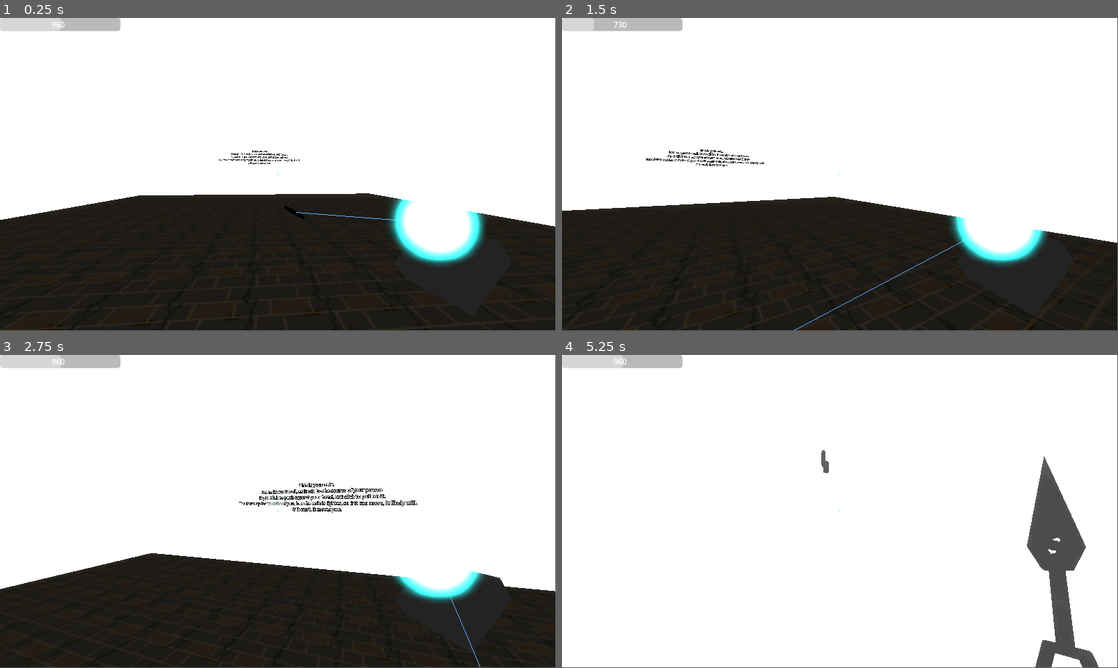
Above: before the commit, frames 1-4 (two rows, left to right).
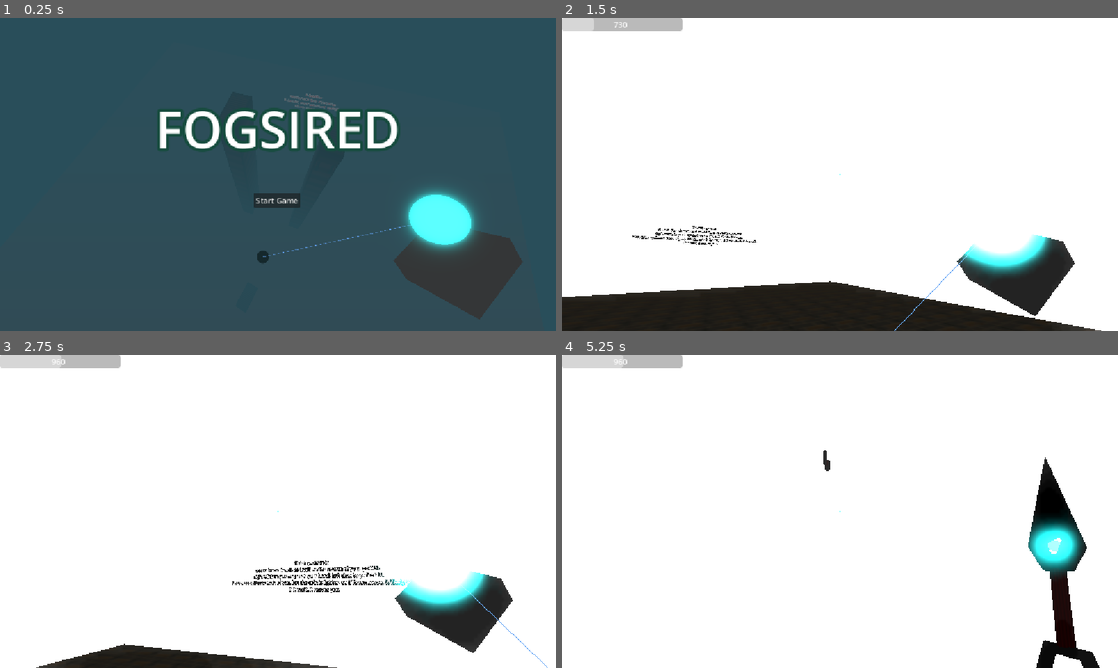
Above: after the commit, the same moments.

Repository: FronchestFry/Godotproject
Game: Godot game, scene res://MainMenu.tscn
The game is run twice, just before and just after one commit, with the same random seed, the same clock (stepped at 60 frames per second) and the same inputs. Before the commit the project starts from res://level.tscn.
Inputs (mouse positions are in pixels of both pictures, inside the frame that each line leads up to):
- Up to frame 1 (0.25 s): no input
- Up to frame 2 (1.5 s): click (840, 199) at 0.5 s, where only the run after the commit has a clickable "Start Game"; tap Enter at 1.25 s; move the mouse to (867, 171) at 1.27 s; hold W (Forward) from 1.28 s (still down); tap Mouse wheel down (Alo_force_down) at 1.35 s
- Up to frame 3 (2.75 s): keep holding W (Forward); tap Space (Jump) at 1.52, 2.27 s; move the mouse to (250, 511) at 2.02 s; tap Mouse wheel up (Alo_force_up) at 2.1 s
- Up to frame 4 (5.25 s): keep holding W (Forward); move the mouse to (851, 505) at 2.77 s; tap 1 (Equip Alo) at 2.85 s; move the mouse to (834, 514) at 3.52 s; tap 2 (Equip Knives) at 3.6 s; tap Space (Jump) at 3.77, 4.25, 4.52 s; move the mouse to (878, 514) at 4.27 s; tap E (Pocket_unpocket) at 4.35 s; tap Enter at 5 s; move the mouse to (795, 508) at 5.02 s; click (795, 508) at 5.1 s
The window is 799x449 before the commit and 800x450 after it. Grey fills any space a smaller window leaves; there, only what the larger window draws over its background counts as a difference.

The runs differ from the first frame. In frame 1, 95% of the frame differs, in the area x 0-100%, y 0-100%; in frame 2, 25%; in frame 3, 28%; in frame 4, 3.7%.

Commit message:
Add files via upload

Diff:
--- /dev/null
+++ b/Godot Project, Hackclub week 1/Blademetal.tres
@@ -0,0 +1,8 @@
+[gd_resource type="StandardMaterial3D" format=3 uid="uid://r3enjjwlk1ub"]
+
+[resource]
+albedo_color = Color(0.2592937, 0.2592937, 0.2592937, 1)
+metallic = 0.43
+roughness = 0.37
+clearcoat_enabled = true
+clearcoat = 0.73
--- /dev/null
+++ b/Godot Project, Hackclub week 1/Blue.tres
@@ -0,0 +1,7 @@
+[gd_resource type="StandardMaterial3D" format=3 uid="uid://vfropex4nwh2"]
+
+[resource]
+albedo_color = Color(2.5027991e-06, 0.72477627, 0.7254356, 1)
+emission_enabled = true
+emission = Color(0.09411765, 0.54509807, 0.54509807, 1)
+emission_energy_multiplier = 5.65
--- /dev/null
+++ b/Godot Project, Hackclub week 1/MainMenu.tscn
@@ -0,0 +1,48 @@
+[gd_scene format=3 uid="uid://cbpxplf5eqrgq"]
+
+[ext_resource type="Script" uid="uid://b0cdeataiwcbl" path="res://start_game.gd" id="1_i26rj"]
+[ext_resource type="PackedScene" uid="uid://dfv8gy278y7a3" path="res://level.tscn" id="2_eiy7p"]
+[ext_resource type="Texture2D" uid="uid://bsij7pnrcnd0j" path="res://Screenshot from 2026-10-22 19-34-11.png" id="3_h7a2f"]
+
+[sub_resource type="LabelSettings" id="LabelSettings_eiy7p"]
+font_size = 105
+outline_size = 26
+outline_color = Color(0.0847772, 0.2929098, 0.23891845, 1)
+
+[node name="Control" type="Control" unique_id=1422795149]
+layout_mode = 3
+anchors_preset = 15
+anchor_right = 1.0
+anchor_bottom = 1.0
+grow_horizontal = 2
+grow_vertical = 2
+
+[node name="Start Game" type="Button" parent="." unique_id=236432290]
+layout_mode = 0
+offset_left = 526.0
+offset_top = 362.0
+offset_right = 622.0
+offset_bottom = 393.0
+text = "Start Game"
+script = ExtResource("1_i26rj")
+level = ExtResource("2_eiy7p")
+
+[node name="Label" type="Label" parent="." unique_id=202504037]
+layout_mode = 0
+offset_left = 322.0
+offset_top = 157.0
+offset_right = 829.0
+offset_bottom = 301.0
+text = "FOGSIRED"
+label_settings = SubResource("LabelSettings_eiy7p")
+
+[node name="TextureRect" type="TextureRect" parent="." unique_id=1104838460]
+z_index = -1
+layout_mode = 0
+offset_right = 1155.0
+offset_bottom = 648.0
+mouse_filter = 2
+texture = ExtResource("3_h7a2f")
+expand_mode = 1
+
+[connection signal="pressed" from="Start Game" to="Start Game" method="_on_pressed"]
--- /dev/null
+++ b/Godot Project, Hackclub week 1/angry_bag_model.tscn
@@ -0,0 +1,5 @@
+[gd_scene format=3 uid="uid://cmiryviqn1e27"]
+
+[ext_resource type="PackedScene" uid="uid://d2f4mc5ouocx8" path="res://Angry bag.glb" id="1_fwfcn"]
+
+[node name="Angry bag Model" unique_id=2092769775 instance=ExtResource("1_fwfcn")]
--- a/Godot Project, Hackclub week 1/enemy.tscn
+++ b/Godot Project, Hackclub week 1/enemy.tscn
@@ -1,14 +1,9 @@
 [gd_scene format=3 uid="uid://d1wwi1k6570i3"]
 
 [ext_resource type="Script" uid="uid://cgp1ip1hvynu8" path="res://enemy.gd" id="1_7k104"]
+[ext_resource type="PackedScene" uid="uid://cmiryviqn1e27" path="res://angry_bag_model.tscn" id="2_4gyqm"]
 
 [sub_resource type="CylinderShape3D" id="CylinderShape3D_7xaro"]
-
-[sub_resource type="StandardMaterial3D" id="StandardMaterial3D_7xaro"]
-albedo_color = Color(0.82978576, 0, 0.18025485, 1)
-
-[sub_resource type="CylinderMesh" id="CylinderMesh_7k104"]
-material = SubResource("StandardMaterial3D_7xaro")
 
 [node name="Enemy" type="Node3D" unique_id=1576963093 groups=["enemies"]]
 script = ExtResource("1_7k104")
@@ -16,7 +11,8 @@
 [node name="CharacterBody3D" type="CharacterBody3D" parent="." unique_id=2032280532 groups=["enemies"]]
 
 [node name="CollisionShape3D" type="CollisionShape3D" parent="CharacterBody3D" unique_id=361824369 groups=["enemies"]]
+transform = Transform3D(-1, 0, -8.742278e-08, 0, 1, 0, 8.742278e-08, 0, -1, 0, 0, 0)
 shape = SubResource("CylinderShape3D_7xaro")
 
-[node name="MeshInstance3D" type="MeshInstance3D" parent="CharacterBody3D/CollisionShape3D" unique_id=1872647652 groups=["enemies"]]
-mesh = SubResource("CylinderMesh_7k104")
+[node name="Angry bag Model" parent="CharacterBody3D/CollisionShape3D" unique_id=71713968 instance=ExtResource("2_4gyqm")]
+transform = Transform3D(0.56, 0, 0, 0, 0.56, 0, 0, 0, 0.56, 0, -0.99839133, 0)
--- a/Godot Project, Hackclub week 1/level.tscn
+++ b/Godot Project, Hackclub week 1/level.tscn
@@ -104,11 +104,13 @@
 
 [node name="Label3D2" type="Label3D" parent="Texts" unique_id=1668730099]
 transform = Transform3D(-1, 0, 8.742278e-08, 0, 1, 0, -8.742278e-08, 0, -1, 0, 4, 63.96622)
-text = "Red creatures like this are ENEMIES.
+text = "Red-eyed creatures like this are ENEMIES.
 
 Press ('2') to equip a throwing knife, and left click to throw it.
 
-You can swap back to your powers by pressing ('1') "
+You can swap back to your powers by pressing ('1')
+
+This one is immoble, so you are safe, but future ones may not be."
 
 [node name="Enemies" type="Node3D" parent="." unique_id=1433678896]
 
--- a/Godot Project, Hackclub week 1/player.tscn
+++ b/Godot Project, Hackclub week 1/player.tscn
@@ -2,7 +2,8 @@
 
 [ext_resource type="Script" uid="uid://c12ma08j64bma" path="res://player.gd" id="1_4flbx"]
 [ext_resource type="PackedScene" uid="uid://c2fww1wovprd6" path="res://throwing_knife.tscn" id="2_i3pqv"]
-[ext_resource type="PackedScene" uid="uid://4wv0qdfrdo8q" path="res://Throwing Knife.glb" id="2_onrkg"]
+[ext_resource type="PackedScene" uid="uid://cwqig22kwm8gk" path="res://throwing_knife_model.tscn" id="3_i3pqv"]
+[ext_resource type="Material" uid="uid://vfropex4nwh2" path="res://Blue.tres" id="4_hqtel"]
 
 [sub_resource type="CylinderShape3D" id="CylinderShape3D_sh265"]
 
@@ -10,14 +11,8 @@
 
 [sub_resource type="BoxMesh" id="BoxMesh_4flbx"]
 
-[sub_resource type="StandardMaterial3D" id="StandardMaterial3D_4flbx"]
-albedo_color = Color(2.5027991e-06, 0.72477627, 0.7254356, 1)
-emission_enabled = true
-emission = Color(0.09411765, 0.54509807, 0.54509807, 1)
-emission_energy_multiplier = 5.65
-
 [sub_resource type="SphereMesh" id="SphereMesh_onrkg"]
-material = SubResource("StandardMaterial3D_4flbx")
+material = ExtResource("4_hqtel")
 
 [node name="Body" type="CharacterBody3D" unique_id=1331633697]
 collision_layer = 2
@@ -52,7 +47,7 @@
 
 [node name="Head" type="Camera3D" parent="Neck" unique_id=684461690]
 
-[node name="Throwing Knife" parent="Neck/Head" unique_id=1338173300 instance=ExtResource("2_onrkg")]
+[node name="Throwing Knife" parent="Neck/Head" unique_id=2090902789 instance=ExtResource("3_i3pqv")]
 transform = Transform3D(0.66464585, 0.1836931, 0.12042775, -0.21374078, 0.6293118, 0.21973085, -0.050605215, -0.24540503, 0.6536173, 0.9441371, -0.60577, -0.84638935)
 visible = false
 
--- a/Godot Project, Hackclub week 1/project.godot
+++ b/Godot Project, Hackclub week 1/project.godot
@@ -11,13 +11,15 @@
 [application]
 
 config/name="Godot Project; Week 1!!!"
-run/main_scene="uid://dfv8gy278y7a3"
+run/main_scene="uid://cbpxplf5eqrgq"
 config/features=PackedStringArray("4.6", "Forward Plus")
 config/icon="res://icon.svg"
 
 [display]
 
 window/size/mode=3
+window/stretch/mode="canvas_items"
+window/stretch/aspect="ignore"
 
 [editor_plugins]
 
--- /dev/null
+++ b/Godot Project, Hackclub week 1/start_game.gd
@@ -0,0 +1,6 @@
+extends Button
+
+@export var level : PackedScene
+
+func _on_pressed() -> void:
+	get_tree().change_scene_to_packed(level)
--- a/Godot Project, Hackclub week 1/throwing_knife.tscn
+++ b/Godot Project, Hackclub week 1/throwing_knife.tscn
@@ -1,7 +1,7 @@
 [gd_scene format=3 uid="uid://c2fww1wovprd6"]
 
 [ext_resource type="Script" uid="uid://dsysrv1cjnj8x" path="res://Projectile.gd" id="1_31j2r"]
-[ext_resource type="PackedScene" uid="uid://4wv0qdfrdo8q" path="res://Throwing Knife.glb" id="1_ipygg"]
+[ext_resource type="PackedScene" uid="uid://cwqig22kwm8gk" path="res://throwing_knife_model.tscn" id="1_nj4g8"]
 
 [sub_resource type="PhysicsMaterial" id="PhysicsMaterial_31j2r"]
 bounce = 0.4
@@ -25,7 +25,7 @@
 transform = Transform3D(1, 0, 0, 0, -4.371139e-08, 1, 0, -1, -4.371139e-08, 0, 4.262896e-09, 0.897648)
 shape = SubResource("BoxShape3D_ipygg")
 
-[node name="Knife Model" parent="." unique_id=1338173300 instance=ExtResource("1_ipygg")]
+[node name="Throwing Knife Model" parent="." unique_id=2090902789 instance=ExtResource("1_nj4g8")]
 transform = Transform3D(1, 0, 0, 0, -4.371139e-08, 1, 0, -1, -4.371139e-08, 0, 0, 1.4707034)
 
 [node name="Bullet Hitbox" type="Area3D" parent="." unique_id=557232997]
--- /dev/null
+++ b/Godot Project, Hackclub week 1/throwing_knife_model.tscn
@@ -0,0 +1,24 @@
+[gd_scene format=3 uid="uid://cwqig22kwm8gk"]
+
+[ext_resource type="PackedScene" uid="uid://4wv0qdfrdo8q" path="res://Throwing Knife.glb" id="1_rafns"]
+[ext_resource type="Material" uid="uid://r3enjjwlk1ub" path="res://Blademetal.tres" id="2_byywo"]
+[ext_resource type="Texture2D" uid="uid://iscnka1geq2s" path="res://Shipping container texture.png" id="2_fgffa"]
+[ext_resource type="Material" uid="uid://vfropex4nwh2" path="res://Blue.tres" id="4_4uvui"]
+
+[sub_resource type="StandardMaterial3D" id="StandardMaterial3D_4uvui"]
+albedo_color = Color(0.47159016, 0.17917877, 0.11096559, 1)
+albedo_texture = ExtResource("2_fgffa")
+
+[node name="Throwing Knife" unique_id=2090902789 instance=ExtResource("1_rafns")]
+
+[node name="Cylinder" parent="." index="0" unique_id=1988797598]
+surface_material_override/0 = SubResource("StandardMaterial3D_4uvui")
+
+[node name="Cylinder_001" parent="." index="1" unique_id=31061298]
+surface_material_override/0 = ExtResource("2_byywo")
+
+[node name="Icosphere" parent="." index="2" unique_id=193585781]
+surface_material_override/0 = ExtResource("4_4uvui")
+
+[node name="Torus_001" parent="." index="3" unique_id=1473858641]
+surface_material_override/0 = ExtResource("2_byywo")
Binary file added: Godot Project, Hackclub week 1/Angry bag.glb
Not shown, added: Godot Project, Hackclub week 1/Angry bag.glb.import
Not shown, added: Godot Project, Hackclub week 1/Angry bag.mtl
Binary file added: Godot Project, Hackclub week 1/Screenshot from 2026-10-22 19-34-11.png
Not shown, added: Godot Project, Hackclub week 1/Screenshot from 2026-10-22 19-34-11.png.import
Not shown, added: Godot Project, Hackclub week 1/export_presets.cfg
Not shown, added: Godot Project, Hackclub week 1/start_game.gd.uid
